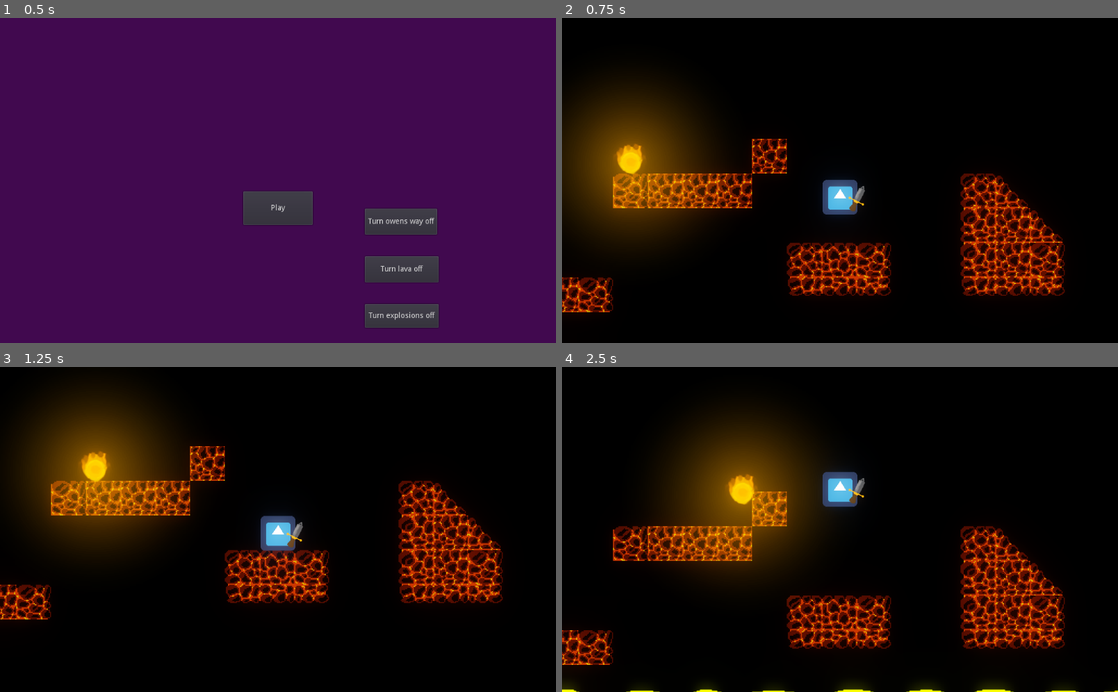
Above: before the commit, frames 1-4 (two rows, left to right).
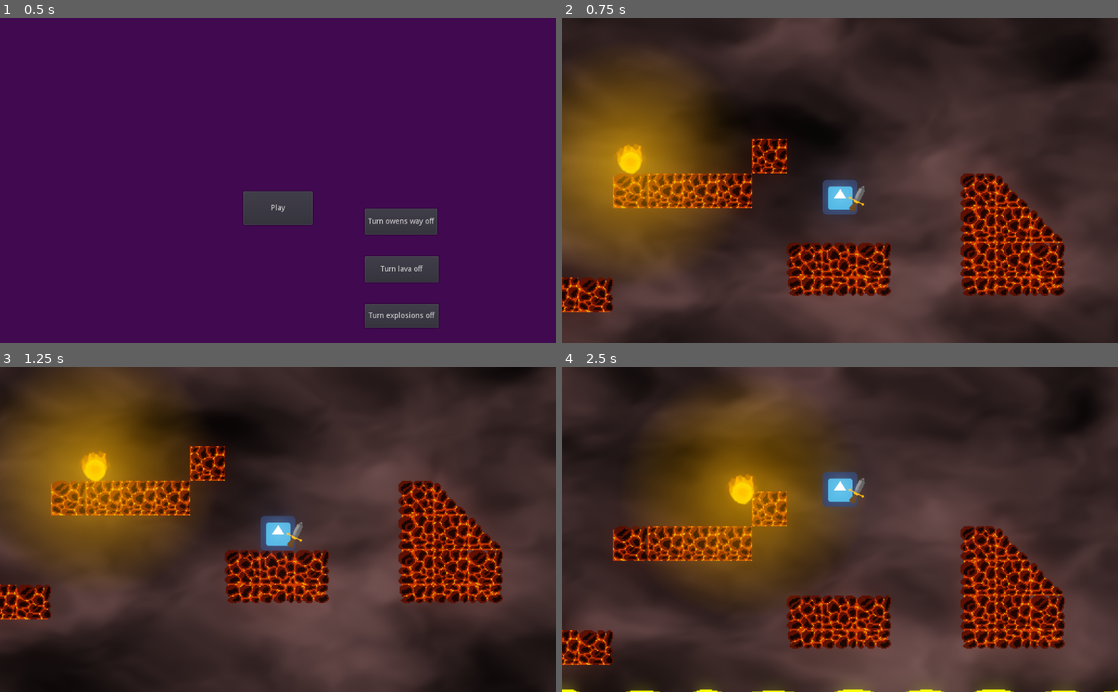
Above: after the commit, the same moments.

Repository: Schmo103/Project-Archimedes-Github-Game-Off-2022-
Game: Godot game, scene res://universe.tscn
The game is run twice, just before and just after one commit, with the same random seed, the same clock (stepped at 60 frames per second) and the same inputs. The engine's default icon, where the game draws it, is replaced by a stand-in: a white triangle on a blue panel in a dark square.
Inputs (mouse positions are in pixels of both pictures, inside the frame that each line leads up to):
- Up to frame 1 (0.5 s): no input
- Up to frame 2 (0.75 s): click "Play" at 0.5 s
- Up to frame 3 (1.25 s): no input
- Up to frame 4 (2.5 s): tap Enter (ui_accept) at 1.25, 1.52, 2.27 s; move the mouse to (962, 513) at 1.27 s; move the mouse to (728, 545) at 2.02 s

Frame 1 is identical in both runs. In frame 2, 83% of the frame differs, in the area x 0-100%, y 0-100%; in frame 3, 82%; in frame 4, 85%.

Commit message:
minor fixes

Diff:
--- a/Archimedes/world.tscn
+++ b/Archimedes/world.tscn
@@ -371,10 +371,9 @@
 color = Color( 0, 0, 0, 1 )
 
 [node name="wavy shader" type="Sprite" parent="."]
-visible = false
 material = SubResource( 17 )
-position = Vector2( 535, -174 )
-scale = Vector2( 26.5938, 25.2188 )
+position = Vector2( 75, -211 )
+scale = Vector2( 42.1875, 26.0469 )
 texture = ExtResource( 3 )
 
 [node name="terrain" type="TileMap" parent="."]
--- a/Archimedes/world/lava.gd
+++ b/Archimedes/world/lava.gd
@@ -1,7 +1,7 @@
 extends Sprite
 
 var MAX_HEIGHT = -764 #set max_height
-var down_offset = 340 #set initial offset
+var down_offset = 300 #set initial offset
 #accounts for position of image being in center of image
 onready var HEIGHT = position.y - down_offset #set initial HEIGHT
 var lava_on = false
